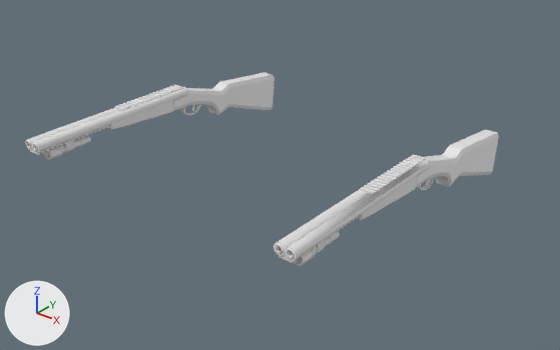
What one commit did to the FBX model Assets/Models/Version 2/Truck/Shotguns.FBX.
Before and after are seen from a 50 mm lens placed at (3.06, -4.97, 4.43), pointed at (0.1, -1.26, 2.14). The axes (+X, +Y, +Z) are drawn at lower left. The lights are the same throughout. Where no turn or scale is listed for an object, it has been applied to the vertices. Vertices at the same position are counted once.

Objects in the first picture: 'Shotgun Left', 'Shotgun Right'.
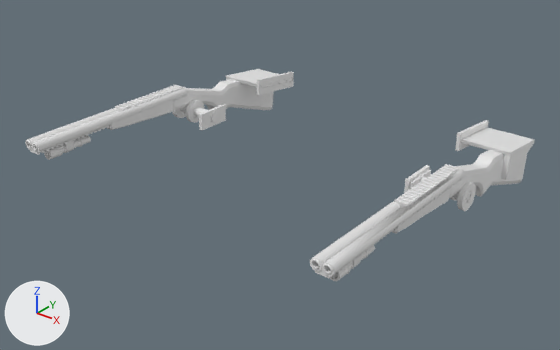
The newer file is also turned or shifted as a whole; pictures and numbers use the older file's frame.

Edits to the bpy script that builds the scene:
```text
Change me_mesh_001:
    used by ob_shotgun_left; location = (1.03, -1.194, 2.229)
    remove me_mesh_001.from_pydata(...)  # 2192 vertices, 4308 faces; spans x -0.07..0.07, y -1.21..1.21, z -0.25..0.25
    add me_mesh_001.from_pydata(...)  # 2191 vertices, 4308 faces; spans x 0.15..0.3, y -1.21..1.21, z -0.25..0.25
    me_mesh_001 part 1: the loose piece of 60 vertices spanning x -0.01..0.01, y 0.14..0.36, z -0.02..0.08 is moved by (0.22, 0.0, 0.0)
    me_mesh_001 part 2: the loose piece of 115 vertices spanning x -0.04..0.04, y -0.09..0.12, z 0.2..0.25 is moved by (0.22, 0.0, 0.0)
    me_mesh_001 part 3: the loose piece of 56 vertices spanning x -0.03..0.03, y -0.97..-0.91, z 0.07..0.16 is moved by (0.22, 0.0, 0.0)
    me_mesh_001 part 4: the loose piece of 288 vertices spanning x -0.04..0.04, y -1.1..-0.76, z 0.07..0.15 is moved by (0.22, 0.0, 0.0)
    me_mesh_001 part 5: the loose piece of 205 vertices spanning x -0.04..0.04, y -0.47..-0.09, z 0.2..0.25 is moved by (0.22, 0.0, 0.0)
    me_mesh_001 part 6: the loose piece of 306 vertices spanning x -0.04..0.04, y -1.19..-0.61, z 0.15..0.2 is moved by (0.22, 0.0, 0.0)
    me_mesh_001 part 7: the loose piece of 144 vertices spanning x -0.07..0.07, y -0.61..0.0, z 0.09..0.2 is moved by (0.22, 0.0, 0.0)
    me_mesh_001 part 8: a new loose piece of 672 vertices spanning x 0.15..0.3, y -1.21..0.16, z 0.17..0.24
    me_mesh_001 part 9: a new loose piece of 305 vertices spanning x 0.16..0.28, y -0.02..1.21, z -0.25..0.23
    me_mesh_001 part 10: the loose piece of 672 vertices spanning x -0.07..0.07, y -1.21..0.16, z 0.17..0.24 is deleted
    me_mesh_001 part 11: the loose piece of 306 vertices spanning x -0.06..0.06, y -0.02..1.21, z -0.25..0.23 is deleted
Add me_mesh_001_1:
    me_mesh_001_1.from_pydata(...)  # 476 vertices, 928 faces; spans x -1.24..1.24, y -0.14..0.13, z -0.09..0.09
Add me_mesh_002:
    me_mesh_002.from_pydata(...)  # 24 vertices, 19 faces; spans x -0.19..0.19, y -0.203..0.244, z -0.145..0.097
Add me_mesh_004:
    me_mesh_004.from_pydata(...)  # 24 vertices, 19 faces; spans x -0.19..0.19, y -0.203..0.244, z -0.145..0.097
Add ob_shotgun_pivots:
    ob_shotgun_pivots = bpy.data.objects.new('Shotgun Pivots', me_mesh_001_1)
    ob_shotgun_pivots.location = (0.112, -0.993, 2.265)
Add ob_shotgun_moving_holder_right:
    ob_shotgun_moving_holder_right = bpy.data.objects.new('Shotgun Moving Holder Right', me_mesh_002)
    ob_shotgun_moving_holder_right.location = (-0.94, -0.262, 2.318)
Add ob_shotgun_moving_holder_left:
    ob_shotgun_moving_holder_left = bpy.data.objects.new('Shotgun Moving Holder Left', me_mesh_004)
    ob_shotgun_moving_holder_left.location = (1.164, -0.262, 2.318)
```

Boxes (x1, y1, x2, y2) around the edits, measured in the pictures (560 x 350 px; the box of a moved part takes in the faces that stretch with it):
'Shotgun Left', reshaped: before (273, 129, 499, 266); after (310, 150, 527, 281)
'Shotgun Moving Holder Left', added: after (455, 120, 535, 180)
'Shotgun Pivots', added: after (173, 99, 476, 211)
'Shotgun Moving Holder Right', added: after (226, 69, 294, 95)
part 1 of me_mesh_001, moved or reshaped: before (417, 177, 435, 190); after (450, 195, 456, 200)
part 2 of me_mesh_001, moved or reshaped: before (396, 155, 425, 171); after (430, 164, 459, 181)
part 3 of me_mesh_001, moved or reshaped: before (314, 239, 325, 255); after (351, 255, 361, 269)
part 4 of me_mesh_001, moved or reshaped: before (293, 231, 339, 266); after (330, 245, 375, 281)
part 5 of me_mesh_001, moved or reshaped: before (360, 166, 407, 196); after (395, 176, 442, 208)
part 6 of me_mesh_001, moved or reshaped: before (279, 217, 358, 263); after (315, 231, 392, 278)
part 7 of me_mesh_001, moved or reshaped: before (356, 176, 417, 220); after (392, 187, 451, 233)
part 8 of me_mesh_001, added: after (310, 169, 464, 276)
part 9 of me_mesh_001, added: after (449, 150, 527, 198)
part 10 of me_mesh_001, deleted: before (273, 159, 430, 260)
part 11 of me_mesh_001, deleted: before (415, 129, 499, 188)
